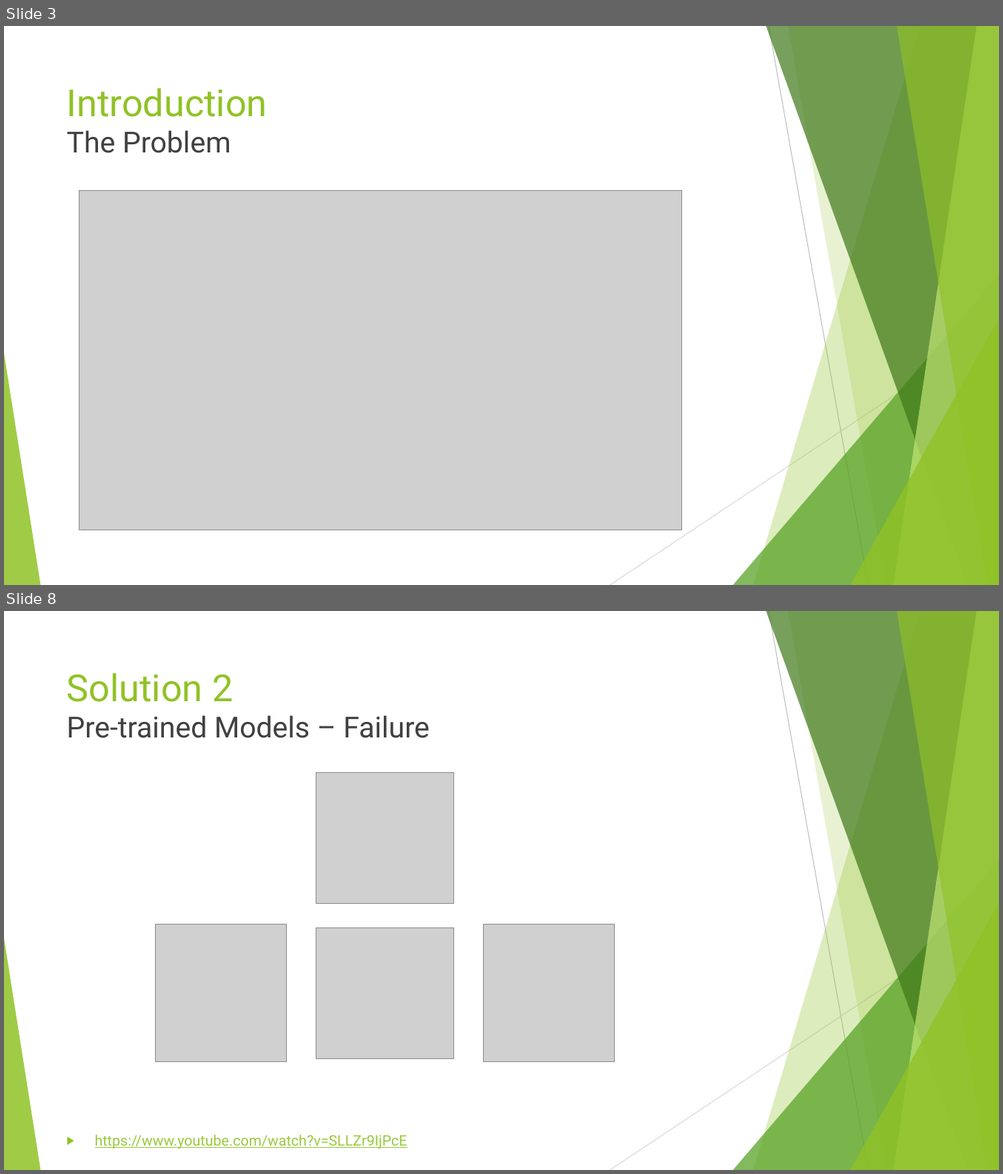
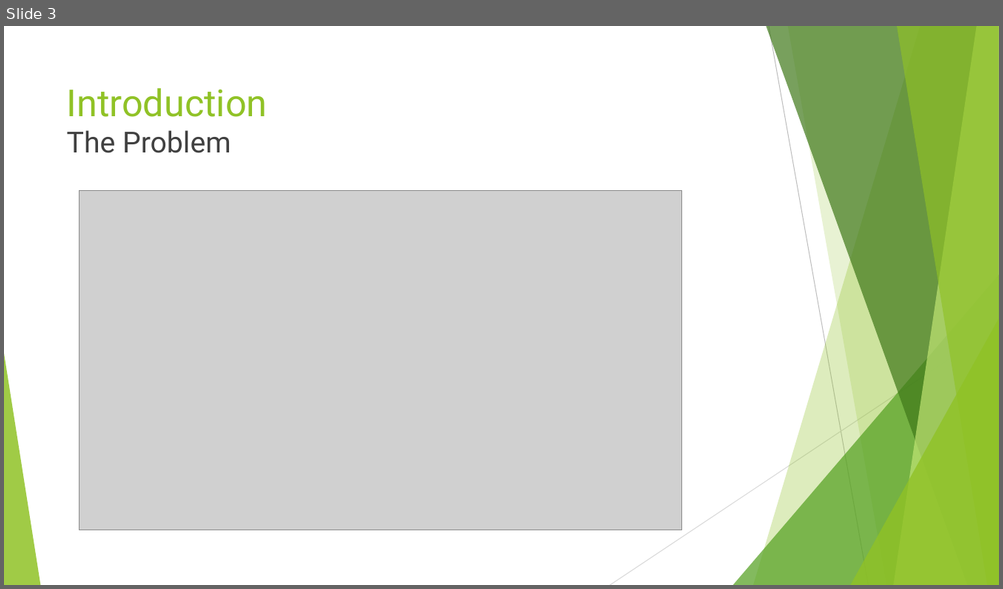
Before and after one commit to realleyriley/Honors-Thesis, a slide deck: Paperwork/Summer Research Presentation.pptx. Shown one above the other, each under a label of ours: slides 3 and 8 before the commit, slide 3 after it; the slides between them are not shown. The pictures are 1003x1174 and 1003x589 pixels, drawn with LibreOffice and Linux fonts; fonts in the diff are those of the drawing; grey boxes stand for pictures. Boxes give left, top, right and bottom in pixels: in the first picture for what was removed or moved away, otherwise in the second. Text is boxed around its words. In the diff, an @@ line names an element or a change of style, - is before the commit and + after.

Commit message:
🙌trained many models in 6

```diff
--- a/Paperwork/Summer Research Presentation.pptx
+++ b/Paperwork/Summer Research Presentation.pptx
@@ slide 8 removed at [4,611,999,1170], background #FFFFFF; not listed: 10 template elements that a slide beside it also shows @@
@@ title removed at [67,673,430,738] @@
-Solution 2
-Pre-trained Models – Failure
@@ picture removed at [316,773,453,904] @@
@@ picture removed at [156,925,287,1062] @@
@@ picture removed at [316,928,453,1059] @@
@@ picture removed at [483,925,614,1062] @@
@@ text removed at [95,1135,407,1149] @@
-▶ https://www.youtube.com/watch?v=SLLZr9IjPcE
```
Also in this commit, not shown: 5 slides changed, 13 slides added, 1 other slide removed, 3 other files.
